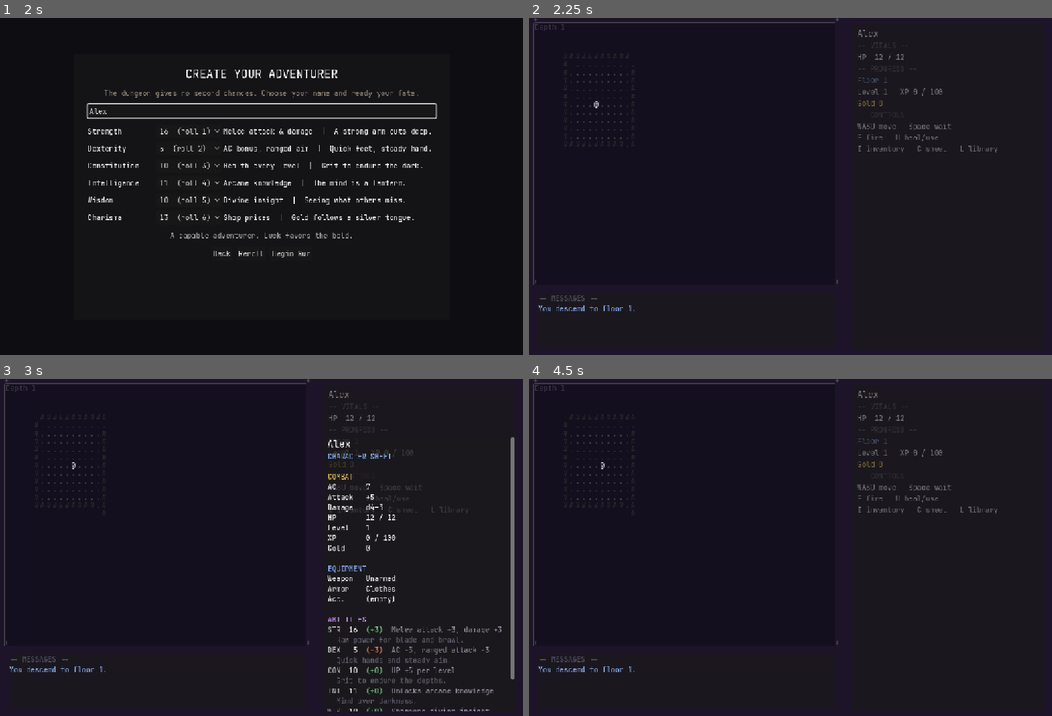
Above: before the commit, frames 1-4 (two rows, left to right).
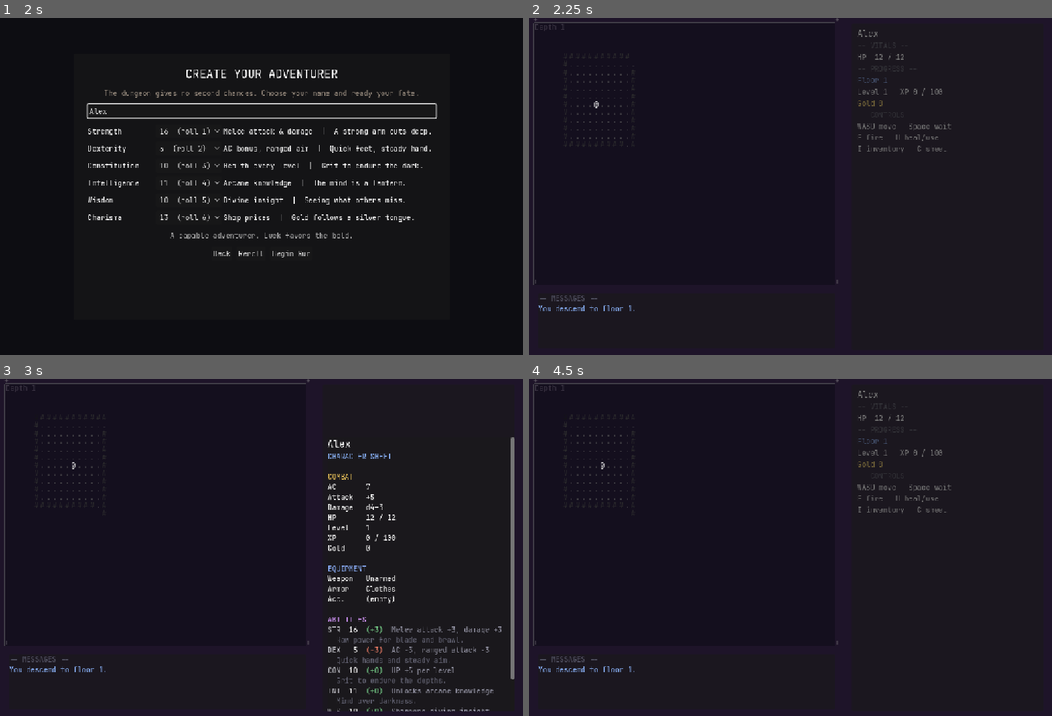
Above: after the commit, the same moments.

Repository: damiankovac0-pixel/DND-Roguelike-Dungeon-Crawler
Game: Godot game, scene res://scenes/main_menu.tscn
Same seed, same stepped clock (60 frames per second), same inputs: the game is played once before the commit and once after it.
Inputs (mouse positions are in pixels of both pictures, inside the frame that each line leads up to):
- Up to frame 1 (2 s): click "Descend into the Dungeon" at 0.5 s; click (261, 112) at 1.27 s; type "Alex" at 1.35 s
- Up to frame 2 (2.25 s): click "Begin Run" at 2 s
- Up to frame 3 (3 s): tap Enter (ui_accept) at 2.75 s; move the mouse to (376, 530) at 2.77 s; hold D (move_right) from 2.78 s (still down); hold C (character_sheet) from 2.78 s (still down); click (376, 530) at 2.92 s
- Up to frame 4 (4.5 s): tap Enter (ui_accept) at 3.02, 3.5, 4.25 s; tap Space (wait) at 3.05 s; release D (move_right) at 3.5 s; release C (character_sheet) at 3.5 s; drag from (685, 564) to (764, 614) at 3.52 s; move the mouse to (842, 473) at 4.27 s; hold D (move_right) from 4.28 s (still down); hold C (character_sheet) from 4.28 s (still down)

Frame 1 is identical in both runs. In frame 2, less than 0.1% of the frame differs, in the area x 82-90%, y 37-40%; in frame 3, 0.3%, in the area x 63-90%, y 3-40%; in frame 4, less than 0.1%.

Commit message:
Clean up web overlay panels

Diff:
--- a/scripts/game.gd
+++ b/scripts/game.gd
@@ -75,6 +75,10 @@
 	leave_button.pressed.connect(_on_leave_dungeon)
 	descend_button.pressed.connect(_on_descend_deeper)
 	shop_panel.connect("close_requested", _on_shop_panel_close_requested)
+	inventory_panel.visibility_changed.connect(_refresh_overlay_visibility)
+	character_sheet.visibility_changed.connect(_refresh_overlay_visibility)
+	shop_panel.visibility_changed.connect(_refresh_overlay_visibility)
+	extraction_panel.visibility_changed.connect(_refresh_overlay_visibility)
 	shop_panel.connect("purchase_requested", _on_shop_panel_purchase_requested)
 	_start_or_resume_player()
 	_generate_floor(GameManager.current_floor)
@@ -165,7 +169,19 @@
 	if character_sheet.visible:
 		character_sheet.visible = false
 		return true
+	if extraction_panel.visible:
+		extraction_panel.visible = false
+		return true
 	return false
+
+
+func _refresh_overlay_visibility() -> void:
+	hud.visible = (
+		not inventory_panel.visible
+		and not character_sheet.visible
+		and not shop_panel.visible
+		and not extraction_panel.visible
+	)
 
 
 ## Resource path lists (explicit — DirAccess does not work in web exports)
--- a/scripts/ui/hud.gd
+++ b/scripts/ui/hud.gd
@@ -15,7 +15,7 @@
 	GameManager.player_damaged.connect(_update_hp)
 	GameManager.xp_changed.connect(_update_xp)
 	GameManager.floor_changed.connect(_update_floor)
-	help_label.text = "WASD move   Space wait\nF fire   H heal/use\nI inventory   C sheet   L library"
+	help_label.text = "WASD move   Space wait\nF fire   H heal/use\nI inventory   C sheet"
 
 
 # === Public Methods ===
Not shown, changed: export_presets.cfg
